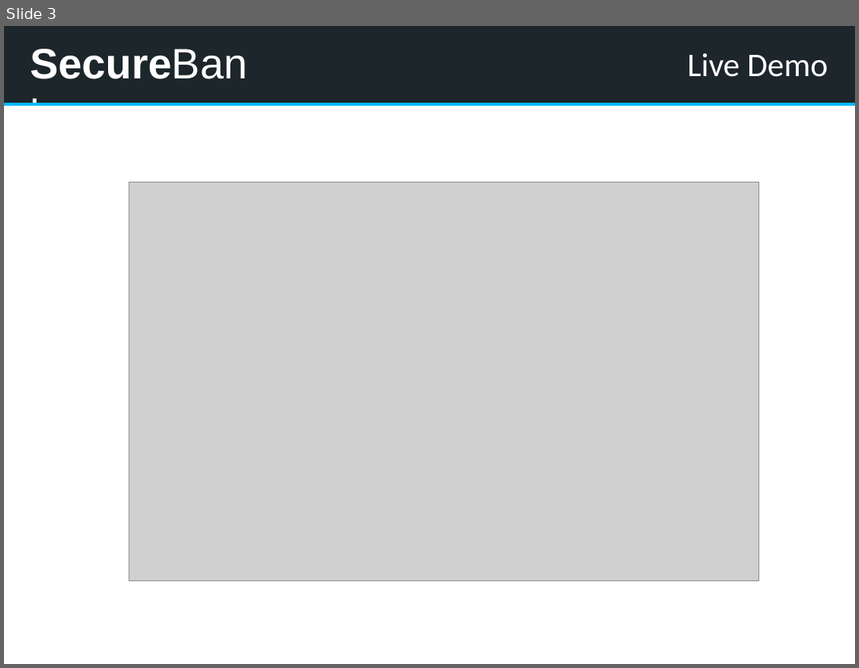
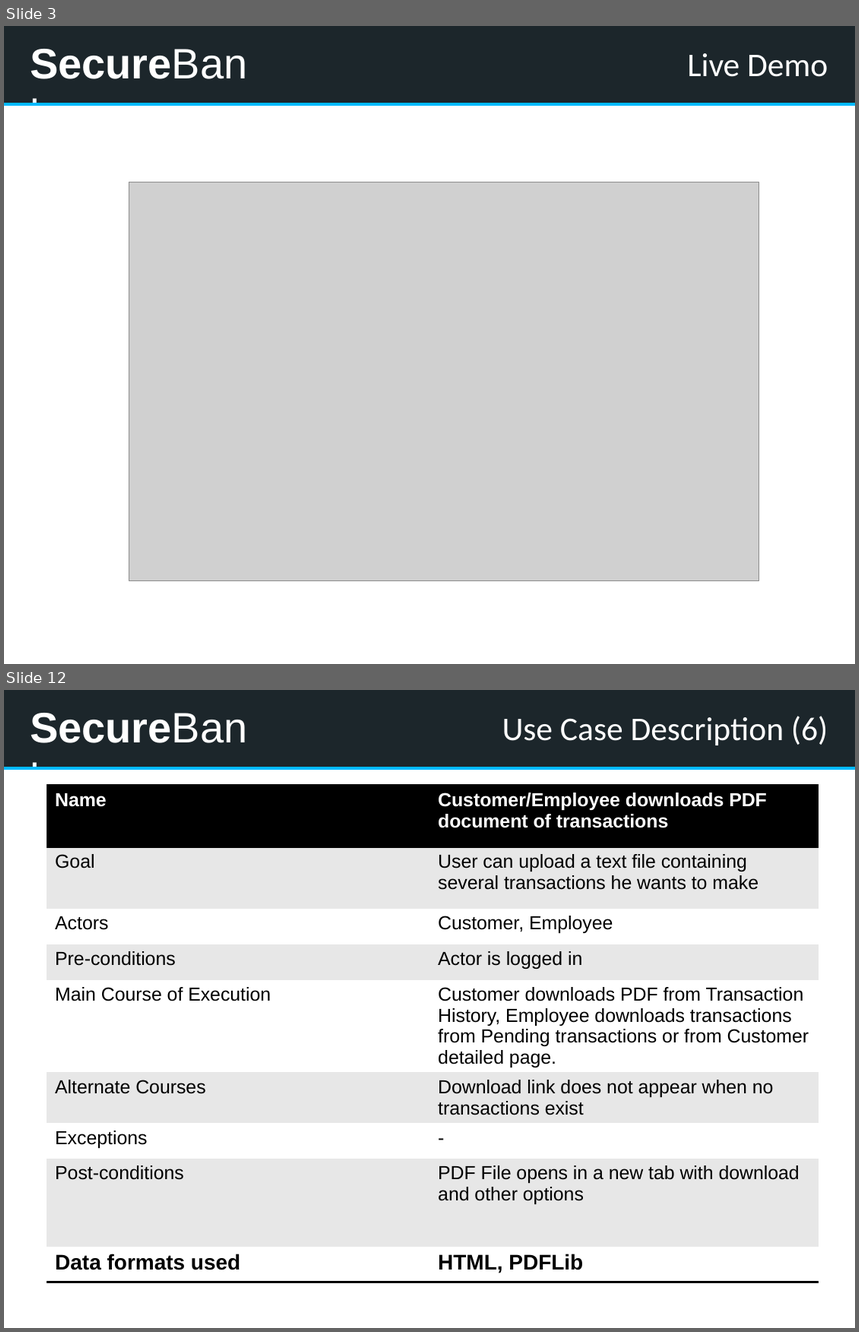
Before and after one commit to kwuerl/secure-coding-team-8, a slide deck: presentation1.pptx. Shown one above the other, each under a label of ours: slide 3 before the commit, slides 3 and 12 after it; the slides between them are not shown. The pictures are 859x668 and 859x1332 pixels, drawn with LibreOffice and Linux fonts; fonts in the diff are those of the drawing; grey boxes stand for pictures. Boxes give left, top, right and bottom in pixels: in the first picture for what was removed or moved away, otherwise in the second. Text is boxed around its words. In the diff, an @@ line names an element or a change of style, - is before the commit and + after.

```diff
--- a/presentation1.pptx
+++ b/presentation1.pptx
@@ slide 12 added at [4, 690, 855, 1328], background #EAEFF4; not listed: 4 template elements that a slide beside it also shows @@
@@ title added at [503, 716, 828, 745], 28 pt, text #FFFFFF @@
+Use Case Description (6)
@@ table added at [47, 785, 819, 1293], 9 rows, 2 columns @@
+Name | Customer/Employee downloads PDF document of transactions
+Goal | User can upload a text file containing several transactions he wants to make
+Actors | Customer, Employee
+Pre-conditions | Actor is logged in
+Main Course of Execution | Customer downloads PDF from Transaction History, Employee downloads transactions from Pending transactions or from Customer detailed page.
+Alternate Courses | Download link does not appear when no transactions exist
+Exceptions | -
+Post-conditions | PDF File opens in a new tab with download and other options
+Data formats used | HTML, PDFLib
```
Also in this commit, not shown: 9 slides changed, 4 other slides added.
